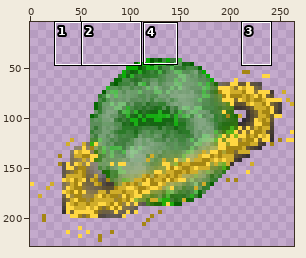
A sprite sheet gets an edit: Code-Defender/src/main/resources/graphics/png/planets/planet10.png. The picture above shows the old version from afar; the outline marks the close-up.
Close-up. Before:
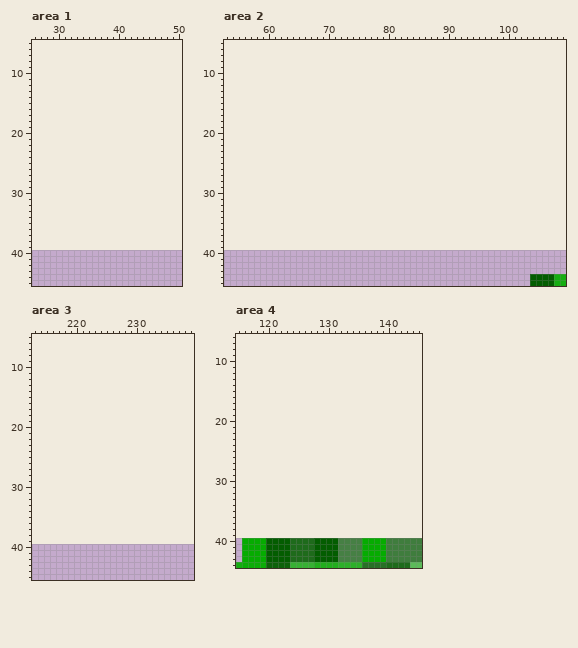
The file is 264x184 pixels. Colours within 5 levels of each other are drawn and written as one. Shown: area 1: x 26..50, y 5..45; area 2: x 53..109, y 5..45; area 3: x 213..239, y 5..45; area 4: x 115..145, y 6..44. The old version is drawn lined up with the new one, on the new canvas. The wide view leaves out empty margins. The commit also changed other parts of the picture, which this record leaves out.
After:
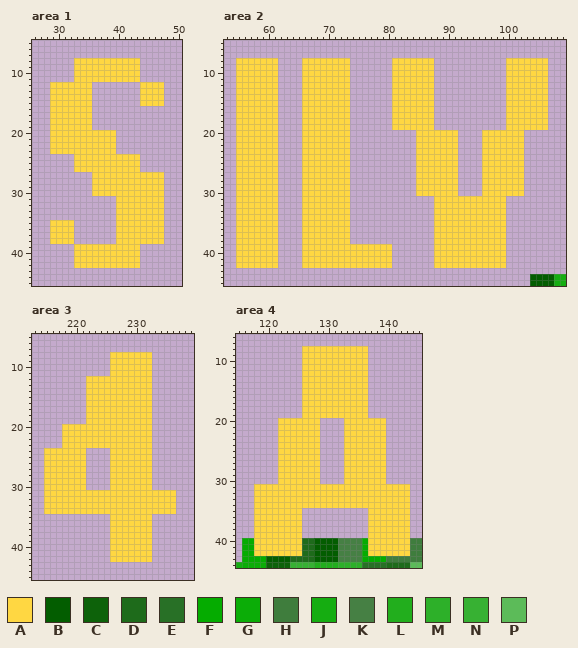
Palette (. is transparent): A #ffd742  B #035d00  C #0d620a  D #1e6b1b  E #287026  F #05ac00  G #0bad07  H #3f7d3d  J #15ad11  K #468044  L #22ae1d  M #2db029  N #37b133  P #5cbb59
Changes in this commit:
canvas 264x184 -> 264x264, the old top-left corner now at 0,40
Changed rows in their new state; - is an unchanged pixel.
Area 1:
first column x 29:
 8 ----AAAAAAAAAAA----
 9 ----AAAAAAAAAAA----
10 ----AAAAAAAAAAA----
11 ----AAAAAAAAAAA----
12 AAAAAAA--------AAAA
13 AAAAAAA--------AAAA
14 AAAAAAA--------AAAA
15 AAAAAAA--------AAAA
16 AAAAAAA------------
17 AAAAAAA------------
18 AAAAAAA------------
19 AAAAAAA------------
20 AAAAAAAAAAA--------
21 AAAAAAAAAAA--------
22 AAAAAAAAAAA--------
23 AAAAAAAAAAA--------
24 ----AAAAAAAAAAA----
25 ----AAAAAAAAAAA----
26 ----AAAAAAAAAAA----
27 -------AAAAAAAAAAAA
28 -------AAAAAAAAAAAA
29 -------AAAAAAAAAAAA
30 -------AAAAAAAAAAAA
31 -----------AAAAAAAA
32 -----------AAAAAAAA
33 -----------AAAAAAAA
34 -----------AAAAAAAA
35 AAAA-------AAAAAAAA
36 AAAA-------AAAAAAAA
37 AAAA-------AAAAAAAA
38 AAAA-------AAAAAAAA
39 ----AAAAAAAAAAA----
40 ----AAAAAAAAAAA----
41 ----AAAAAAAAAAA----
42 ----AAAAAAAAAAA----
Area 2:
first column x 55:
 8 AAAAAAA----AAAAAAAA-------AAAAAAA------------AAAAAAA
 9 AAAAAAA----AAAAAAAA-------AAAAAAA------------AAAAAAA
10 AAAAAAA----AAAAAAAA-------AAAAAAA------------AAAAAAA
11 AAAAAAA----AAAAAAAA-------AAAAAAA------------AAAAAAA
12 AAAAAAA----AAAAAAAA-------AAAAAAA------------AAAAAAA
13 AAAAAAA----AAAAAAAA-------AAAAAAA------------AAAAAAA
14 AAAAAAA----AAAAAAAA-------AAAAAAA------------AAAAAAA
15 AAAAAAA----AAAAAAAA-------AAAAAAA------------AAAAAAA
16 AAAAAAA----AAAAAAAA-------AAAAAAA------------AAAAAAA
17 AAAAAAA----AAAAAAAA-------AAAAAAA------------AAAAAAA
18 AAAAAAA----AAAAAAAA-------AAAAAAA------------AAAAAAA
19 AAAAAAA----AAAAAAAA-------AAAAAAA------------AAAAAAA
20 AAAAAAA----AAAAAAAA-----------AAAAAAA----AAAAAAA----
21 AAAAAAA----AAAAAAAA-----------AAAAAAA----AAAAAAA----
22 AAAAAAA----AAAAAAAA-----------AAAAAAA----AAAAAAA----
23 AAAAAAA----AAAAAAAA-----------AAAAAAA----AAAAAAA----
24 AAAAAAA----AAAAAAAA-----------AAAAAAA----AAAAAAA----
25 AAAAAAA----AAAAAAAA-----------AAAAAAA----AAAAAAA----
26 AAAAAAA----AAAAAAAA-----------AAAAAAA----AAAAAAA----
27 AAAAAAA----AAAAAAAA-----------AAAAAAA----AAAAAAA----
28 AAAAAAA----AAAAAAAA-----------AAAAAAA----AAAAAAA----
29 AAAAAAA----AAAAAAAA-----------AAAAAAA----AAAAAAA----
30 AAAAAAA----AAAAAAAA-----------AAAAAAA----AAAAAAA----
31 AAAAAAA----AAAAAAAA--------------AAAAAAAAAAAA-------
32 AAAAAAA----AAAAAAAA--------------AAAAAAAAAAAA-------
33 AAAAAAA----AAAAAAAA--------------AAAAAAAAAAAA-------
34 AAAAAAA----AAAAAAAA--------------AAAAAAAAAAAA-------
35 AAAAAAA----AAAAAAAA--------------AAAAAAAAAAAA-------
36 AAAAAAA----AAAAAAAA--------------AAAAAAAAAAAA-------
37 AAAAAAA----AAAAAAAA--------------AAAAAAAAAAAA-------
38 AAAAAAA----AAAAAAAA--------------AAAAAAAAAAAA-------
39 AAAAAAA----AAAAAAAAAAAAAAA-------AAAAAAAAAAAA-------
40 AAAAAAA----AAAAAAAAAAAAAAA-------AAAAAAAAAAAA-------
41 AAAAAAA----AAAAAAAAAAAAAAA-------AAAAAAAAAAAA-------
42 AAAAAAA----AAAAAAAAAAAAAAA-------AAAAAAAAAAAA-------
Area 3:
first column x 215:
 8 -----------AAAAAAA----
 9 -----------AAAAAAA----
10 -----------AAAAAAA----
11 -----------AAAAAAA----
12 -------AAAAAAAAAAA----
13 -------AAAAAAAAAAA----
14 -------AAAAAAAAAAA----
15 -------AAAAAAAAAAA----
16 -------AAAAAAAAAAA----
17 -------AAAAAAAAAAA----
18 -------AAAAAAAAAAA----
19 -------AAAAAAAAAAA----
20 ---AAAAAAAAAAAAAAA----
21 ---AAAAAAAAAAAAAAA----
22 ---AAAAAAAAAAAAAAA----
23 ---AAAAAAAAAAAAAAA----
24 AAAAAAA----AAAAAAA----
25 AAAAAAA----AAAAAAA----
26 AAAAAAA----AAAAAAA----
27 AAAAAAA----AAAAAAA----
28 AAAAAAA----AAAAAAA----
29 AAAAAAA----AAAAAAA----
30 AAAAAAA----AAAAAAA----
31 AAAAAAAAAAAAAAAAAAAAAA
32 AAAAAAAAAAAAAAAAAAAAAA
33 AAAAAAAAAAAAAAAAAAAAAA
34 AAAAAAAAAAAAAAAAAAAAAA
35 -----------AAAAAAA----
36 -----------AAAAAAA----
37 -----------AAAAAAA----
38 -----------AAAAAAA----
39 -----------AAAAAAA----
40 -----------AAAAAAA----
41 -----------AAAAAAA----
42 -----------AAAAAAA----
Area 4:
first column x 118:
 8 --------AAAAAAAAAAA-------
 9 --------AAAAAAAAAAA-------
10 --------AAAAAAAAAAA-------
11 --------AAAAAAAAAAA-------
12 --------AAAAAAAAAAA-------
13 --------AAAAAAAAAAA-------
14 --------AAAAAAAAAAA-------
15 --------AAAAAAAAAAA-------
16 --------AAAAAAAAAAA-------
17 --------AAAAAAAAAAA-------
18 --------AAAAAAAAAAA-------
19 --------AAAAAAAAAAA-------
20 ----AAAAAAA----AAAAAAA----
21 ----AAAAAAA----AAAAAAA----
22 ----AAAAAAA----AAAAAAA----
23 ----AAAAAAA----AAAAAAA----
24 ----AAAAAAA----AAAAAAA----
25 ----AAAAAAA----AAAAAAA----
26 ----AAAAAAA----AAAAAAA----
27 ----AAAAAAA----AAAAAAA----
28 ----AAAAAAA----AAAAAAA----
29 ----AAAAAAA----AAAAAAA----
30 ----AAAAAAA----AAAAAAA----
31 AAAAAAAAAAAAAAAAAAAAAAAAAA
32 AAAAAAAAAAAAAAAAAAAAAAAAAA
33 AAAAAAAAAAAAAAAAAAAAAAAAAA
34 AAAAAAAAAAAAAAAAAAAAAAAAAA
35 AAAAAAAA-----------AAAAAAA
36 AAAAAAAA-----------AAAAAAA
37 AAAAAAAA-----------AAAAAAA
38 AAAAAAAA-----------AAAAAAA
39 AAAAAAAA-----------AAAAAAA
40 AAAAAAAA-----------AAAAAAA
41 AAAAAAAA-----------AAAAAAA
42 AAAAAAAA-----------AAAAAAA
Changed places in both close-ups, as pixel boxes (x1, y1, x2, y2):
added: (50, 58, 164, 268)
added: (236, 58, 278, 268)
added: (302, 58, 392, 268)
added: (392, 58, 548, 268)
added: (44, 352, 176, 562)
changed: (254, 346, 410, 556)
